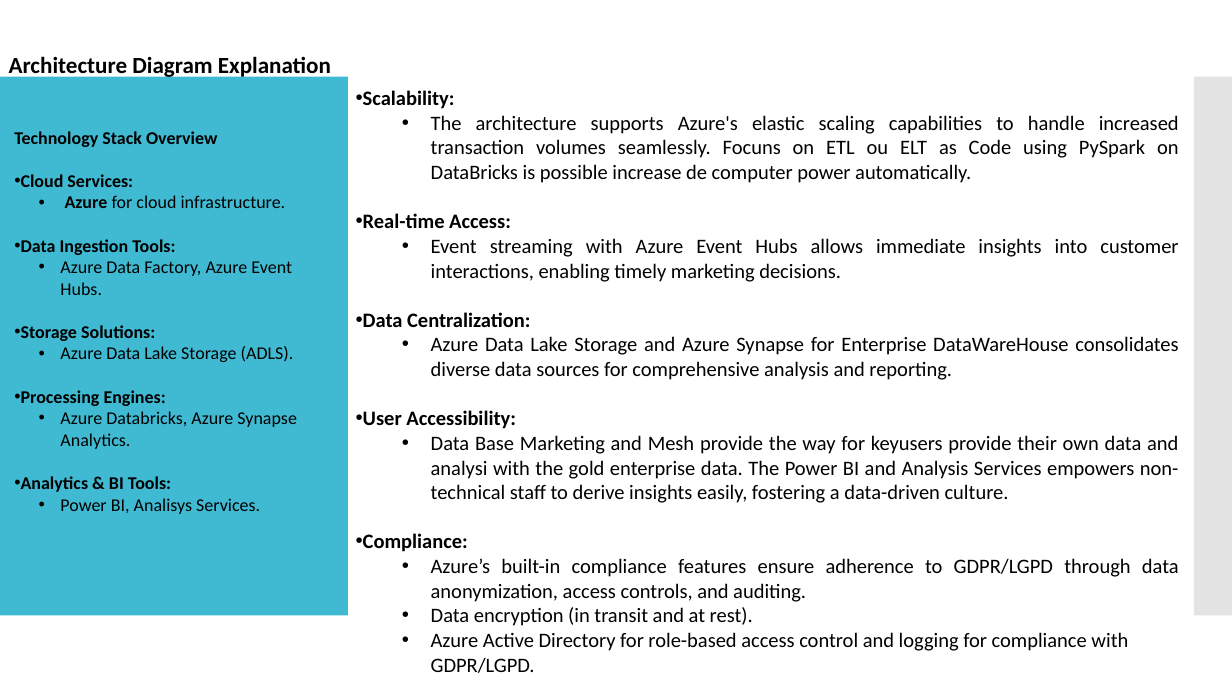
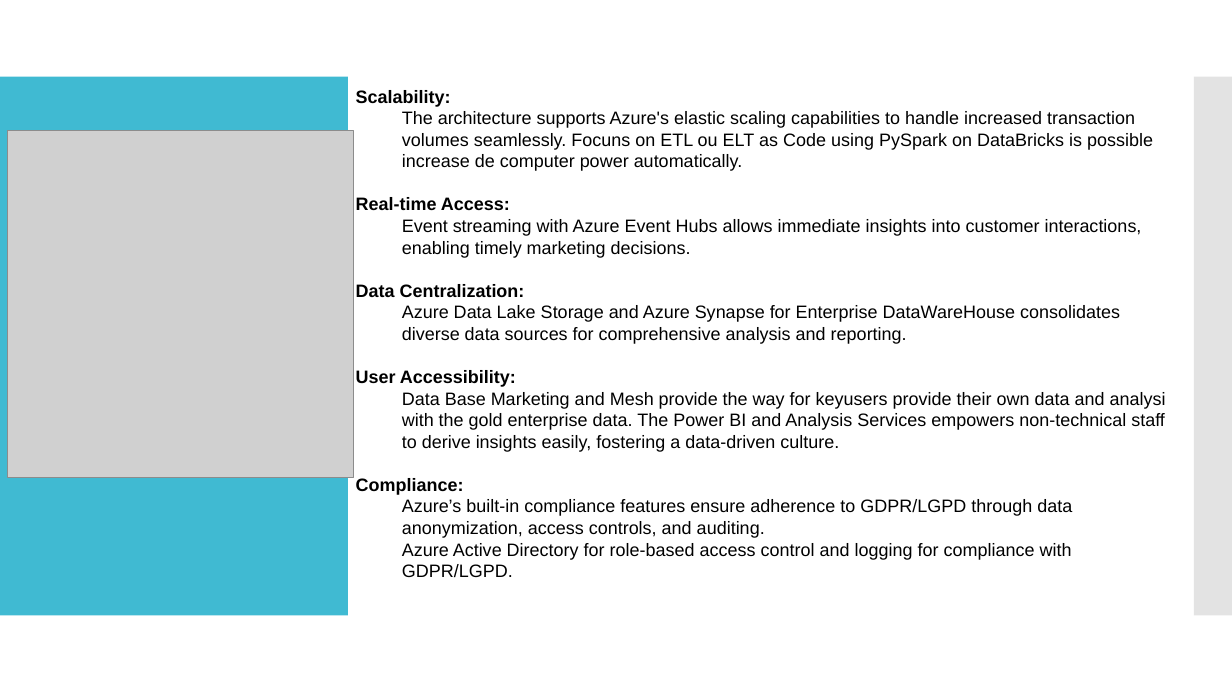
Before and after one commit to VagnerSilvaSelado/azuredataarchitecture, a slide deck: slide 4 of Azure.pptx (slide 3 before the commit). Drawn at 1232x693 pixels with LibreOffice and Linux fonts; fonts in the diff are those of the drawing; grey boxes stand for pictures. Boxes give left, top, right and bottom in pixels: in the first picture for what was removed or moved away, otherwise in the second. Text is boxed around its words. In the diff, an @@ line names an element or a change of style, - is before the commit and + after.

```diff
--- a/Azure.pptx
+++ b/Azure.pptx
@@ text removed at (9, 56, 331, 79) @@
-Architecture Diagram Explanation
@@ text "Scalability:" at (356, 90, 1166, 578): size 16 to 14 pt, font Calibri to Arial; bullet • to none; alignment justified to left @@
@@ picture added at (7, 131, 354, 478) @@
@@ text removed at (14, 131, 297, 514) @@
-Technology Stack Overview
-• Cloud Services:
-  • Azure for cloud infrastructure.
-• Data Ingestion Tools:
-  • Azure Data Factory, Azure Event Hubs.
-• Storage Solutions:
-  • Azure Data Lake Storage (ADLS).
-• Processing Engines:
-  • Azure Databricks, Azure Synapse Analytics.
-• Analytics & BI Tools:
-  • Power BI, Analisys Services.
@@ text at (431, 607, 753, 626): paragraph removed @@
-  • Data encryption (in transit and at rest).
```
Also in this commit, not shown: 1 other slide changed, 1 slide added.
